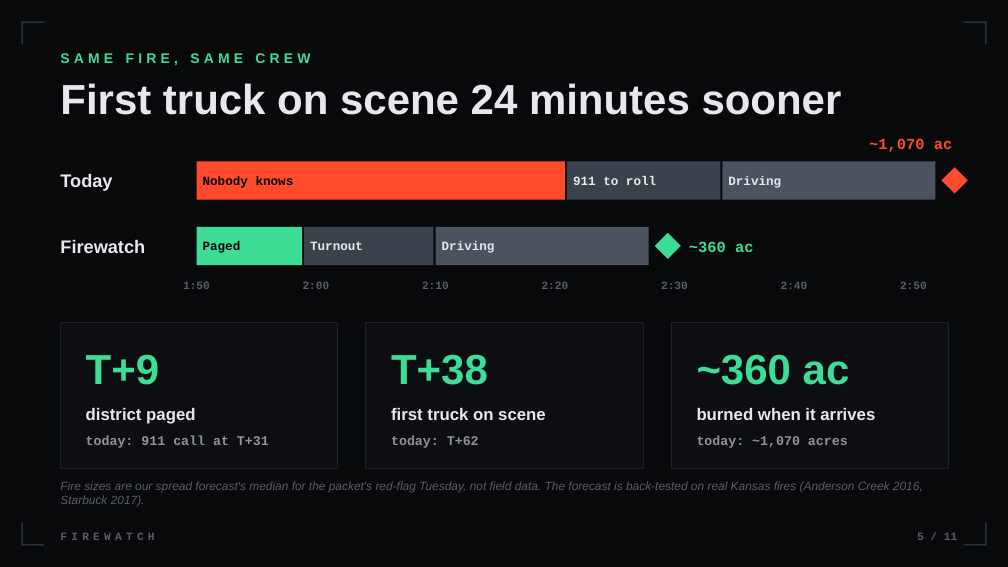
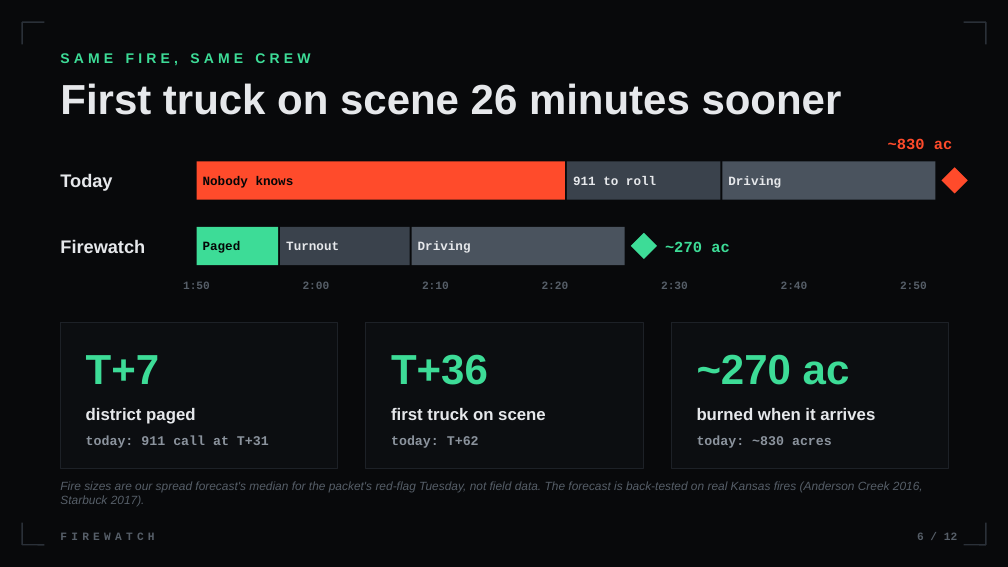
Before and after one commit to isaksmith/Firewatch, a slide deck: slide 6 of docs/pitch/Firewatch-Pitch.pptx (slide 5 before the commit). Drawn at 1008x567 pixels with LibreOffice and Linux fonts; fonts in the diff are those of the drawing. Boxes give left, top, right and bottom in pixels: in the first picture for what was removed or moved away, otherwise in the second. Text is boxed around its words. In the diff, an @@ line names an element or a change of style, - is before the commit and + after.

Commit message:
Pitch deck matches the app's packet replay (paged T+7, on scene T+36, ~270 vs ~830 ac, 26 min sooner); slide 4 plays the 1:49 video; 662 tests
Slide 5 now follows the replay's real texts: a line fault on a red-flag day escalates at T+0, the chief
is texted at T+3, PAGE at T+7. The two-source claim says a red-flag line fault counts alone and a person
still replies PAGE. VIDEO=<mp4> OUT=<pptx> embeds the video for the #slides copy.

```diff
--- a/docs/pitch/Firewatch-Pitch.pptx
+++ b/docs/pitch/Firewatch-Pitch.pptx
@@ text at bbox=[60, 83, 842, 115]: text changed @@
-First truck on scene 24 minutes sooner
+First truck on scene 26 minutes sooner
@@ text at bbox=[888, 138, 953, 149]: text changed @@
-~1,070 ac
+~830 ac
@@ rectangle: place and size @@
-rectangle at bbox=[197, 227, 302, 265]
+rectangle at bbox=[197, 227, 278, 265]
@@ 2 texts, 2 rectangles, 1 diamond: place and size @@
-2 texts, 2 rectangles, 1 diamond at bbox=[304, 227, 680, 265]
+2 texts, 2 rectangles, 1 diamond at bbox=[280, 227, 657, 265]
@@ text at bbox=[665, 241, 730, 252]: text changed @@
-~360 ac
+~270 ac
@@ text at bbox=[86, 355, 159, 384]: text changed @@
-T+9
+T+7
@@ text at bbox=[391, 354, 488, 385]: text changed @@
-T+38
+T+36
@@ text at bbox=[697, 354, 850, 385]: text changed @@
-~360 ac
+~270 ac
@@ text at bbox=[697, 436, 832, 448]: text changed @@
-today: ~1,070 acres
+today: ~830 acres
@@ text at bbox=[917, 533, 957, 540]: text changed @@
-5 / 11
+6 / 12
```
Also in this commit, not shown: 9 other slides changed, 1 slide added, 3 other files.
